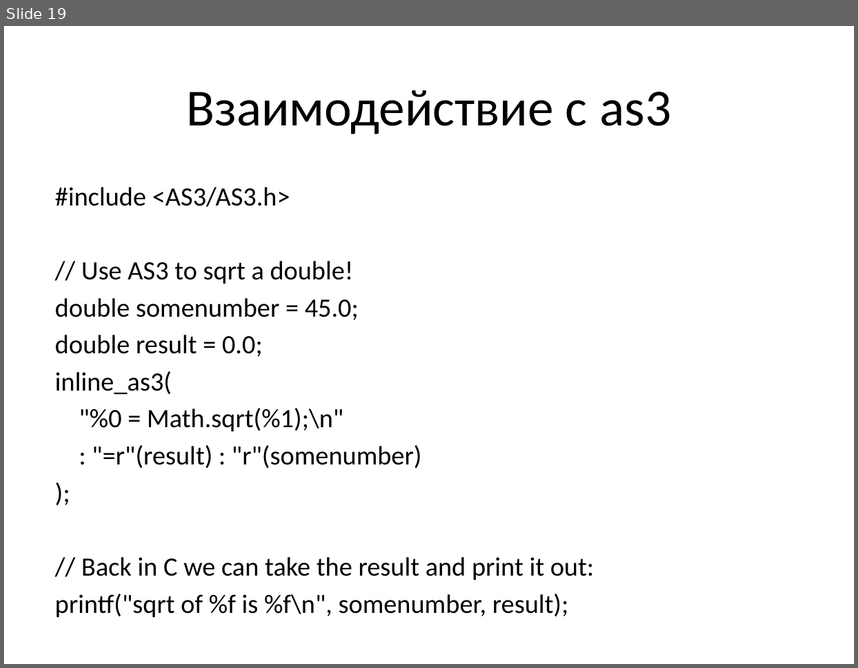
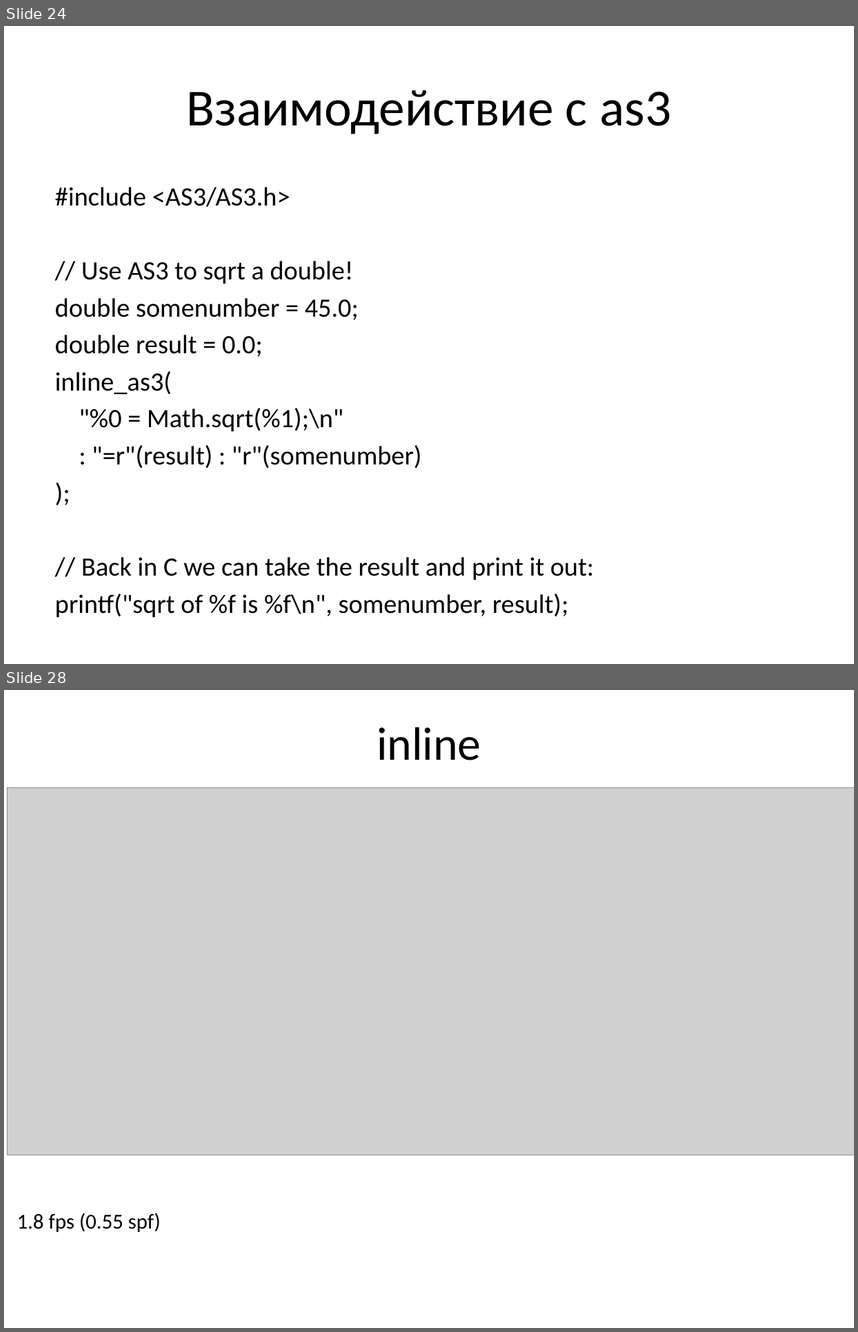
Before and after one commit to schadov/241m-lectures, a slide deck: haxe.pptx. Shown one above the other, each under a label of ours: slide 19 before the commit, slides 24 and 28 after it; the slides between them are not shown. The pictures are 858x668 and 858x1332 pixels, drawn with LibreOffice and Linux fonts; fonts in the diff are those of the drawing; grey boxes stand for pictures. Boxes give left, top, right and bottom in pixels: in the first picture for what was removed or moved away, otherwise in the second. Text is boxed around its words. In the diff, an @@ line names an element or a change of style, - is before the commit and + after.

```diff
--- a/haxe.pptx
+++ b/haxe.pptx
@@ slide 28 added at (x1=4, y1=690, x2=854, y2=1328), background #FFFFFF @@
@@ title added at (x1=377, y1=727, x2=481, y2=760), 39.6 pt, text #000000 @@
+inline
@@ picture added at (x1=7, y1=788, x2=854, y2=1154) @@
@@ text added at (x1=17, y1=1212, x2=161, y2=1232), 18 pt, text #000000 @@
+1.8 fps (0.55 spf)
@@ what was slide 19 is now slide 24 @@
```
Also in this commit, not shown: 1 slide changed, 10 other slides added.
